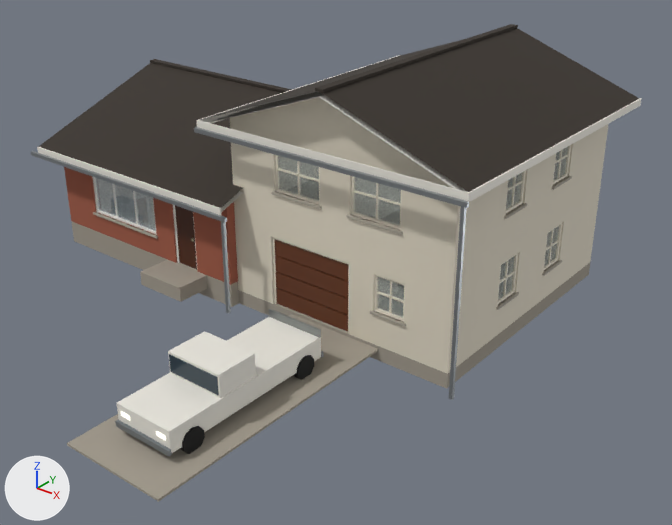
A saved change to the glTF model assets/models/small_buildings/split.glb.
Rendered twice from a 50 mm lens placed at (18.0, -21.8, 13.1), pointed at (2.6, -2.5, 1.2). Arrows for +X, +Y and +Z are at lower left; the lights stay in place. The first picture is the older version. Objects named as collision shapes, trigger or cutter boxes, shadow casters or lower levels of detail are left out. Vertices at exactly the same position are counted once.

The first picture shows 'LEAF0', 'LOD0' and 1 more.
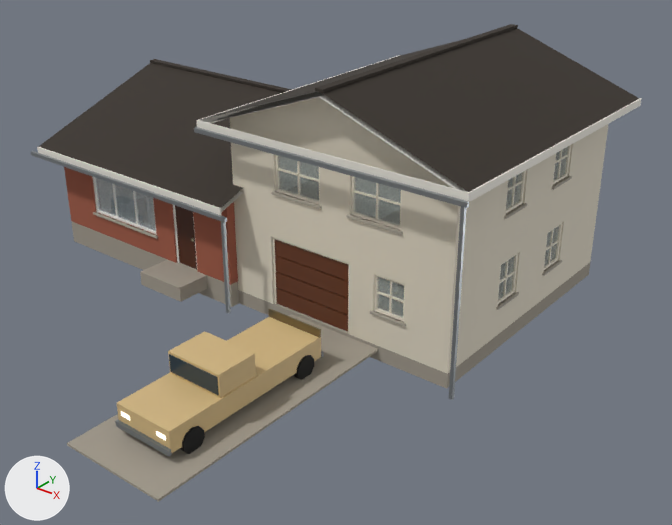
Diff of the bpy script that builds the scene:
```diff
--- a/assets/models/small_buildings/split.glb.py
+++ b/assets/models/small_buildings/split.glb.py
@@ me_split_lod0 @@
 me_split_lod0.from_pydata(...)  # 2732 vertices, 5164 faces; spans x -8.1..8.3, y -12.0..5.6, z -0.3..7.1
 # used by ob_lod0; location = (0.0, 0.0, 0.0)
+# me_split_lod0 part 1: 1348 faces centred in x -7.2..7.3, y -11.0..4.2, z -0.1..6.0 are repainted in the vertex colours; the middle colour goes from white #f5f1eb to light grey #dad7d1
 me_split_lod0.materials.append(mat_brick)
```

Location of each change, (x1, y1, x2, y2) in pixels of the pictures (672 x 525 px):
part 1 of me_split_lod0, recoloured (darker): (117, 309, 321, 453) in both
